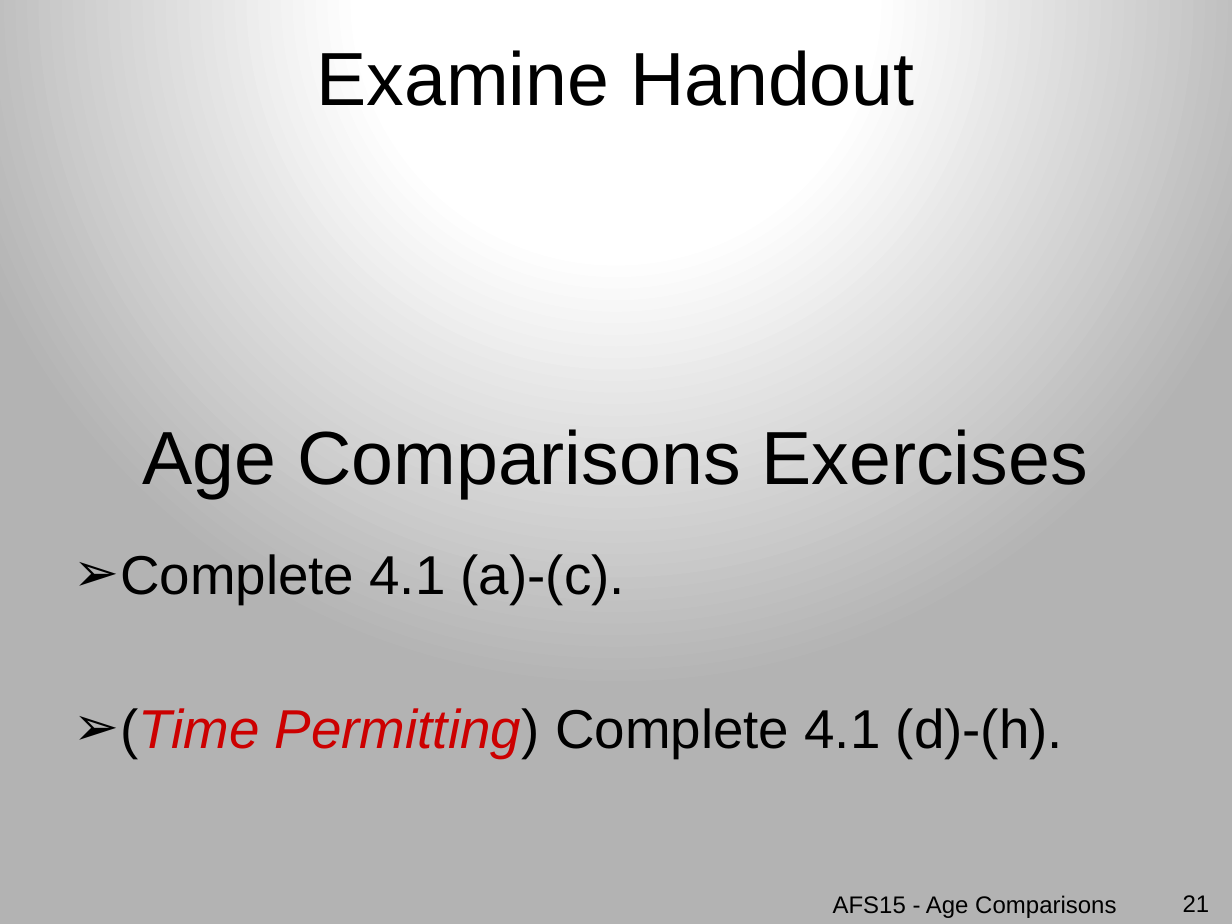
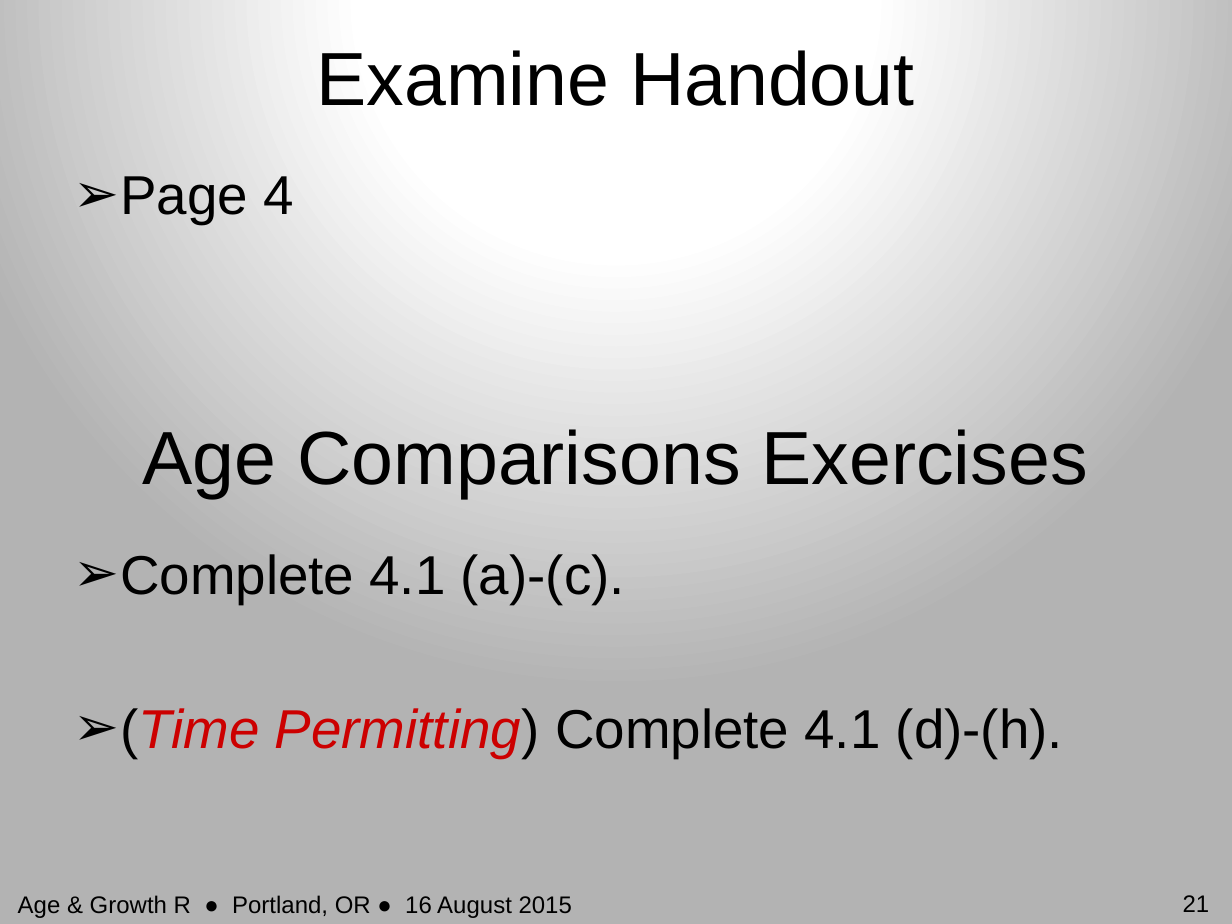
Before and after one commit to droglenc/AFSPortland2015, a slide deck: slide 21 of Slides/01_AgeComparisons.pptx. Drawn at 1232x924 pixels with LibreOffice and Linux fonts; fonts in the diff are those of the drawing. Boxes give left, top, right and bottom in pixels: in the first picture for what was removed or moved away, otherwise in the second. Text is boxed around its words. In the diff, an @@ line names an element or a change of style, - is before the commit and + after.

```diff
--- a/Slides/01_AgeComparisons.pptx
+++ b/Slides/01_AgeComparisons.pptx
@@ text added at (120,176,293,224), 32 pt, text #000000 @@
+➢ Page 4
@@ text at (18,895,572,918): text changed @@
-AFS15 - Age Comparisons
+Age & Growth R ● Portland, OR ● 16 August 2015
```
Also in this commit, not shown: 19 other slides changed, 16 other files.
